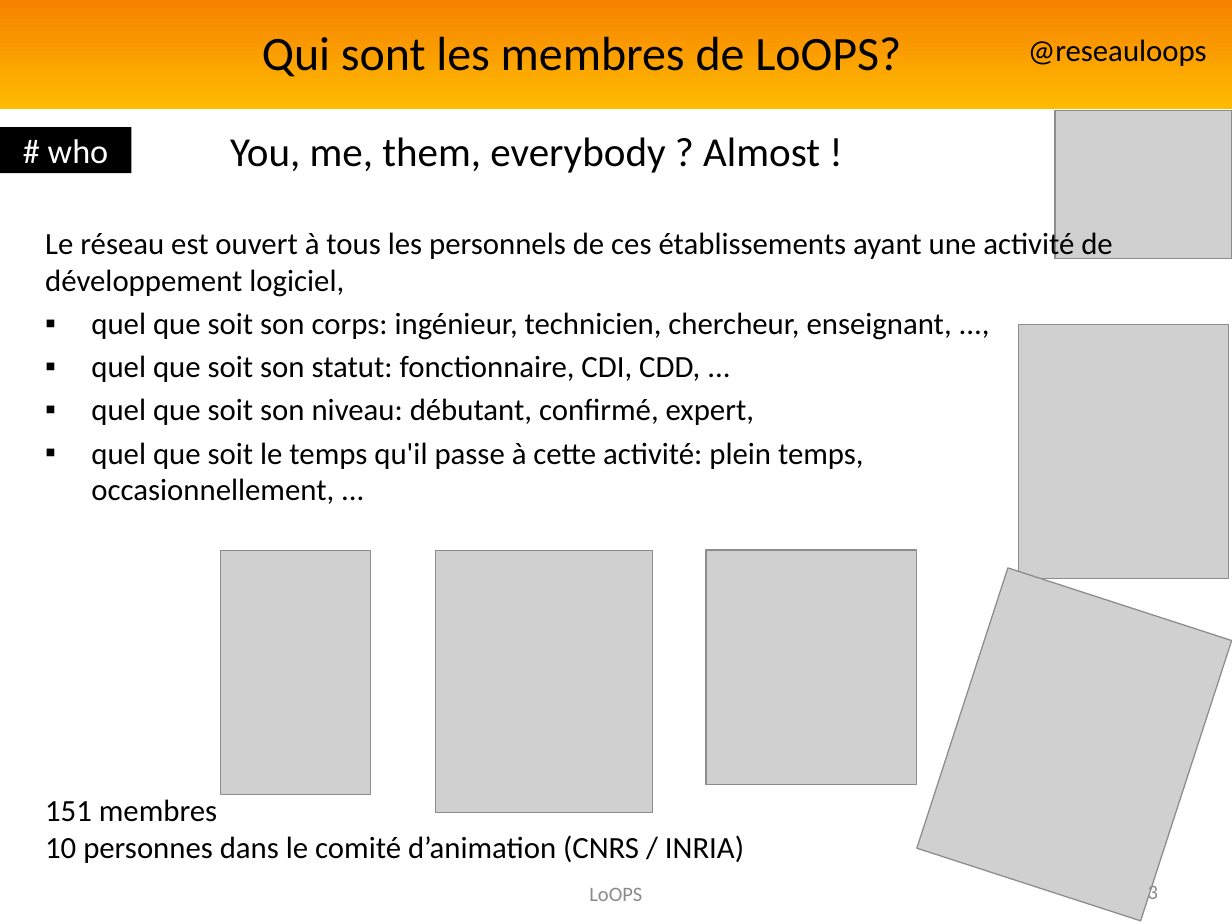
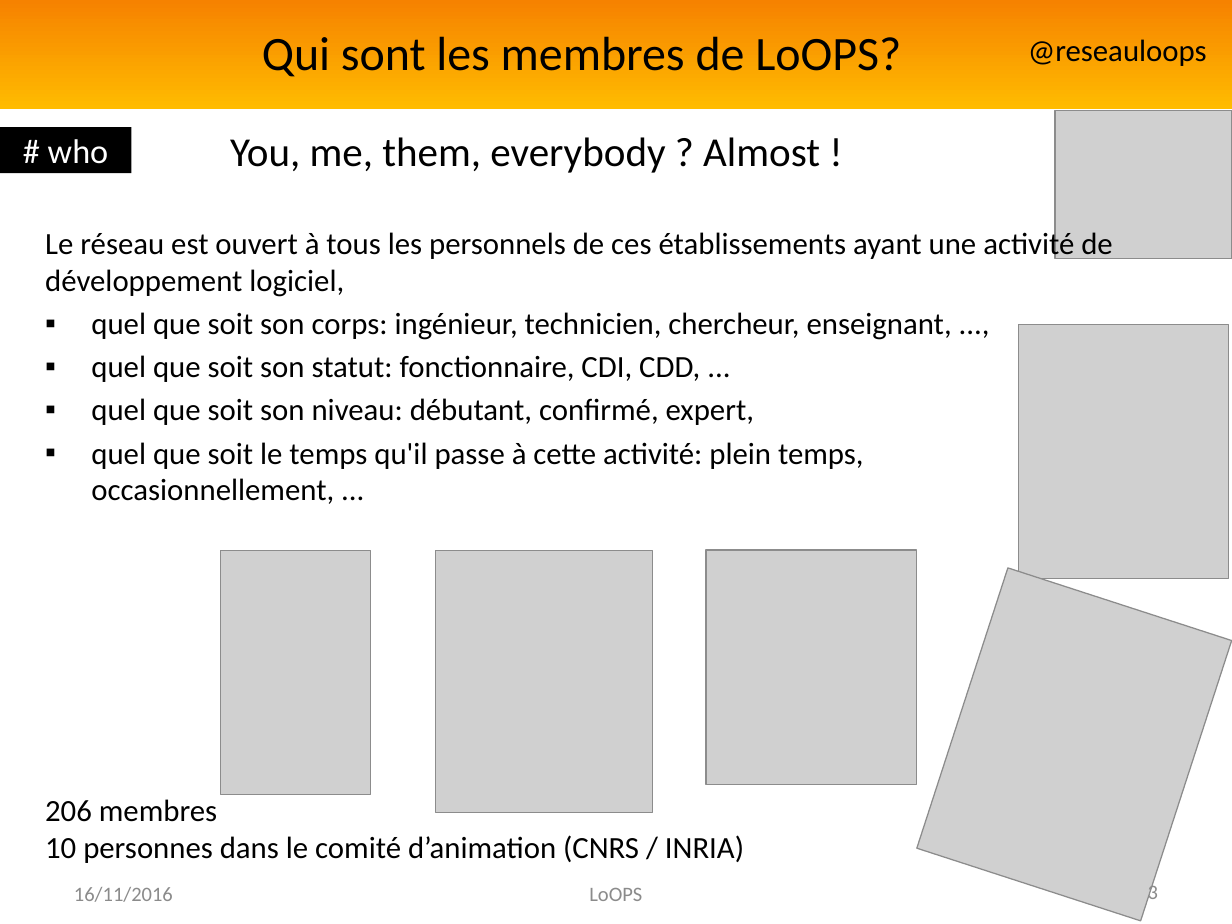
Before and after one commit to reseau-loops/reseau-loops.github.com, a slide deck: slide 3 of presentations/PrésentationLoOPSFrançais.pptx. Drawn at 1232x924 pixels with LibreOffice and Linux fonts; fonts in the diff are those of the drawing; grey boxes stand for pictures; background and template pictures are left out. Boxes give left, top, right and bottom in pixels: in the first picture for what was removed or moved away, otherwise in the second. Text is boxed around its words. In the diff, an @@ line names an element or a change of style, - is before the commit and + after.

```diff
--- a/presentations/PrésentationLoOPSFrançais.pptx
+++ b/presentations/PrésentationLoOPSFrançais.pptx
@@ text at <box>45,799,217,822</box>: text changed @@
-151 membres
+206 membres
@@ text added at <box>74,887,173,902</box>, 12 pt, text #8C8C8C @@
+16/11/2016
```
Also in this commit, not shown: 3 other slides changed.
